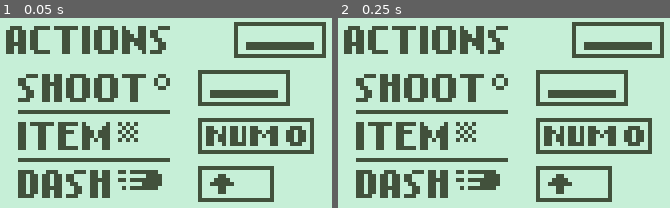
Above: before the commit, frames 1-2 (left to right).
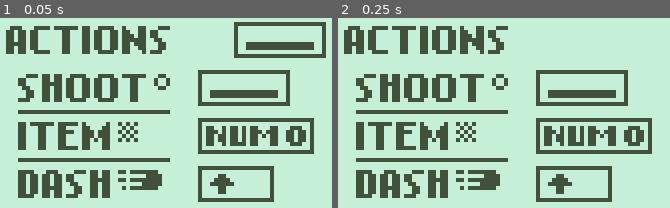
Above: after the commit, the same moments.

Repository: Streamfire/Nokia3310-DeathIsGood
Game: Godot game, scene res://internal/Scenes/Startup.tscn
The game is run twice, just before and just after one commit, with the same random seed, the same clock (stepped at 60 frames per second) and the same inputs.
Inputs:
- Up to frame 1 (0.05 s): no input
- Up to frame 2 (0.25 s): no input

Frame 1 is identical in both runs. In frame 2, 2.4% of the frame differs, in the area x 70-99%, y 2-22%.

Commit message:
final movement

Diff:
--- a/internal/Scenes/Main.tscn
+++ b/internal/Scenes/Main.tscn
@@ -71,8 +71,14 @@
 		self.get_parent().add_child(shot)
 		shotCD=shot_cooldown
 
-func play_animation(dir:Vector2,stop:bool):
-	match dir:
+func play_animation():
+	var animationdir
+	if(aiming != Vector2(0,0)):
+		animationdir=aiming
+	else:
+		animationdir=direction
+
+	match animationdir:
 		Vector2(0,0):
 			animator.stop(true)
 			animator.seek(0.5,true)
@@ -94,9 +100,10 @@
 		Vector2(-1,-1):
 			animator.play(\"Walk_UpLeft\")
 
-	if stop :
+	if direction == Vector2(0,0):
 		animator.stop(true)
 		animator.seek(0.5,true)
+
 
 func _physics_process(delta):
 	get_input()
@@ -105,12 +112,8 @@
 	else:
 		move_and_collide(lastAimed.normalized()*dash_speed)
 		dash=false
-	#self.position += (direction.normalized()*speed)
-	if(aiming != Vector2(0,0)):
-		play_animation(aiming,true)
-	else:
-		play_animation(direction,false)
-
+
+	play_animation()
 	#cds
 	dashCD-=delta
 	shotCD-=delta
--- a/internal/Scenes/Startup.tscn
+++ b/internal/Scenes/Startup.tscn
@@ -15,6 +15,7 @@
 
 # Called when the node enters the scene tree for the first time.
 func _ready():
+	$AnimationPlayer.play(\"idle\")
 	pass # Replace with function body.
 
 
@@ -32,6 +33,35 @@
 	pass
 "
 
+[sub_resource type="Animation" id=2]
+resource_name = "idle"
+length = 2.0
+loop = true
+tracks/0/type = "value"
+tracks/0/path = NodePath("Controls:frame")
+tracks/0/interp = 1
+tracks/0/loop_wrap = true
+tracks/0/imported = false
+tracks/0/enabled = true
+tracks/0/keys = {
+"times": PoolRealArray( 0, 1 ),
+"transitions": PoolRealArray( 1, 1 ),
+"update": 1,
+"values": [ 0, 1 ]
+}
+tracks/1/type = "value"
+tracks/1/path = NodePath("Controls2:frame")
+tracks/1/interp = 1
+tracks/1/loop_wrap = true
+tracks/1/imported = false
+tracks/1/enabled = true
+tracks/1/keys = {
+"times": PoolRealArray( 0, 1 ),
+"transitions": PoolRealArray( 1, 1 ),
+"update": 1,
+"values": [ 0, 1 ]
+}
+
 [node name="Startup" type="Node2D"]
 script = SubResource( 1 )
 
@@ -43,8 +73,16 @@
 [node name="Controls" type="Sprite" parent="."]
 texture = ExtResource( 3 )
 centered = false
+hframes = 2
+frame = 1
 
 [node name="Controls2" type="Sprite" parent="."]
 visible = false
 texture = ExtResource( 1 )
 centered = false
+hframes = 2
+frame = 1
+
+[node name="AnimationPlayer" type="AnimationPlayer" parent="."]
+playback_speed = 5.0
+anims/idle = SubResource( 2 )
Not shown: 1 places in internal/Scenes/Startup.tscn that only renumber resources
